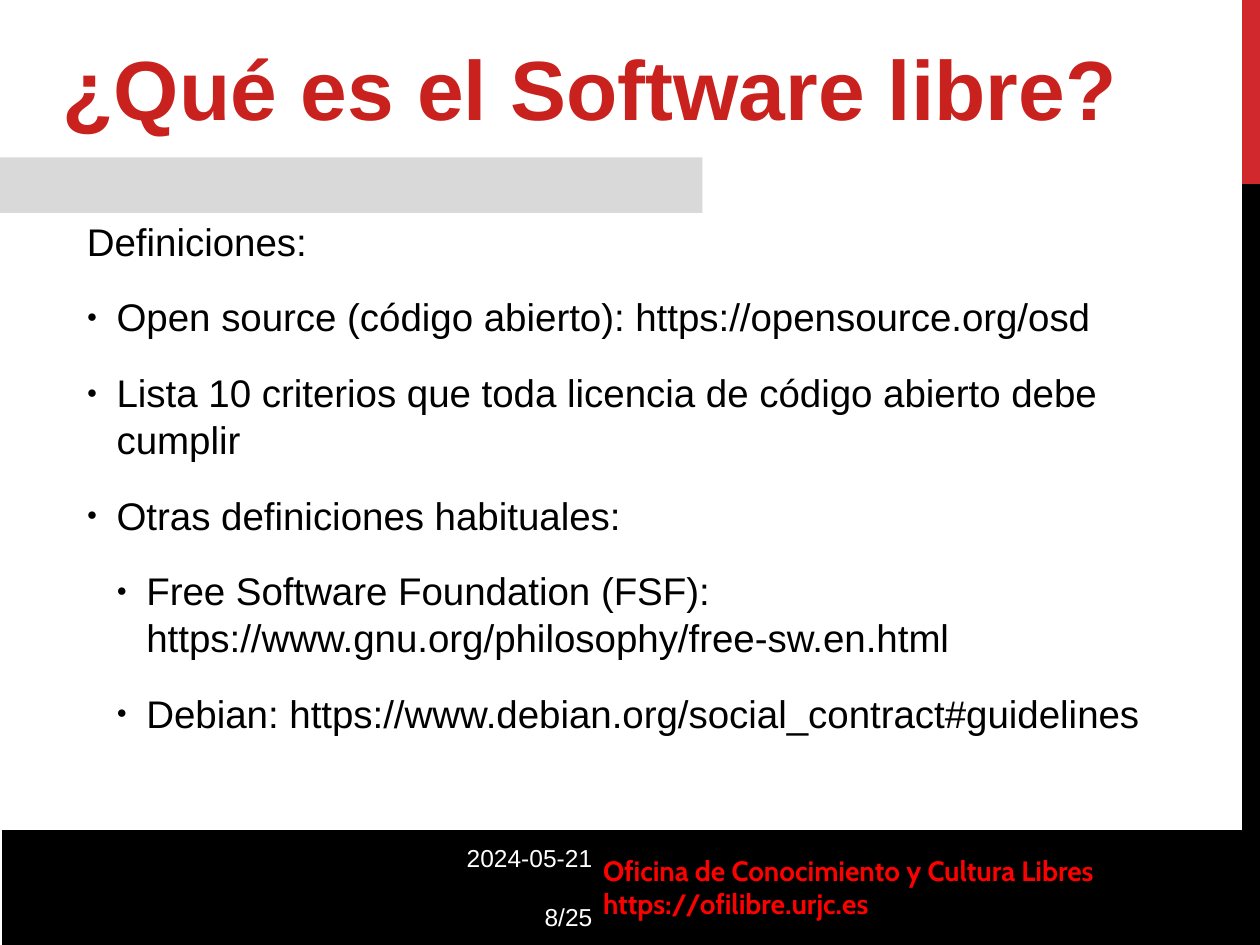
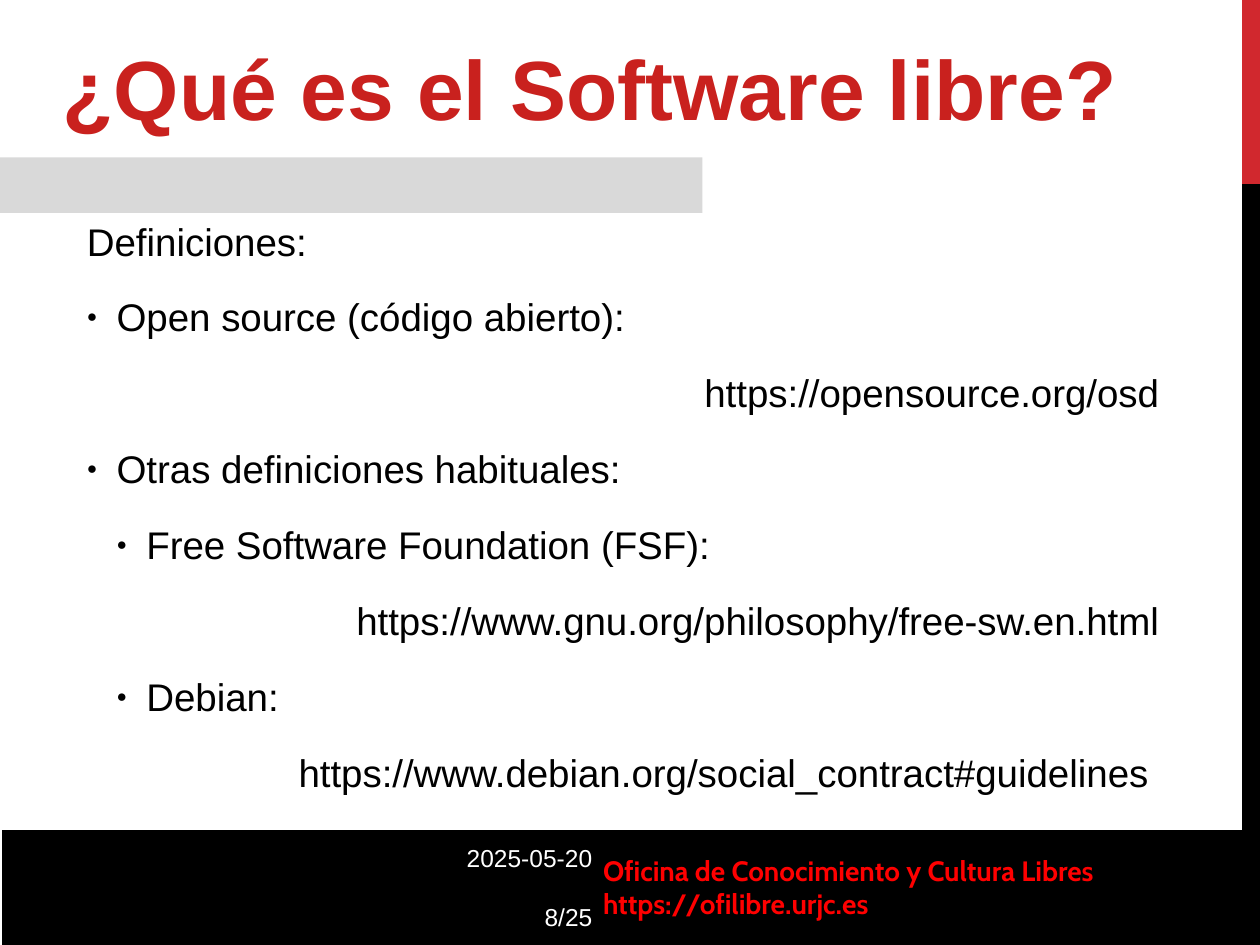
Before and after one commit to roberto-red/ofilibre, a slide deck: slide 8 of static/transpas/curso-cultura-libre/Software_Libre.odp. Drawn at 1260x945 pixels with LibreOffice and Linux fonts; fonts in the diff are those of the drawing; background and template pictures are left out. Boxes give left, top, right and bottom in pixels: in the first picture for what was removed or moved away, otherwise in the second. Text is boxed around its words. In the diff, an @@ line names an element or a change of style, - is before the commit and + after.

Commit message:
Transpas de software libre

```diff
--- a/static/transpas/curso-cultura-libre/Software_Libre.odp
+++ b/static/transpas/curso-cultura-libre/Software_Libre.odp
@@ text at [117,302,1159,415]: text changed @@
-● Open source (código abierto): https://opensource.org/osd
-● Lista 10 criterios que toda licencia de código abierto debe cumplir
+● Open source (código abierto):
+https://opensource.org/osd
@@ text at [146,531,1159,795]: text changed @@
-  ● Free Software Foundation (FSF): https://www.gnu.org/philosophy/free-sw.en.html
-  ● Debian: https://www.debian.org/social_contract#guidelines
+  ● Free Software Foundation (FSF):
+https://www.gnu.org/philosophy/free-sw.en.html
+  ● Debian:
+https://www.debian.org/social_contract#guidelines
@@ text at [467,850,592,868]: text changed @@
-2024-05-21
+2025-05-20
```
Also in this commit, not shown: 14 other slides changed, 3 other files.
